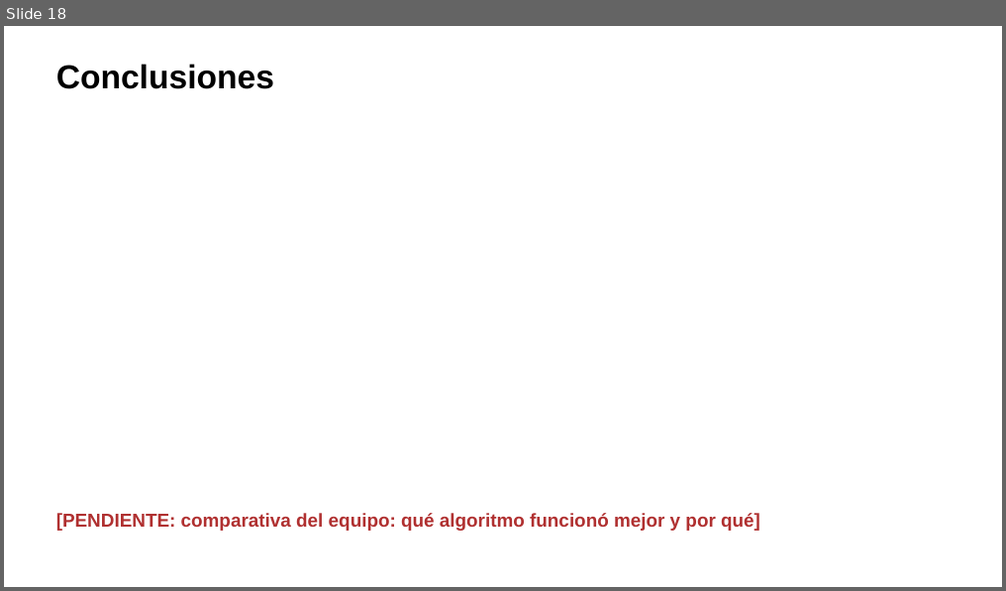
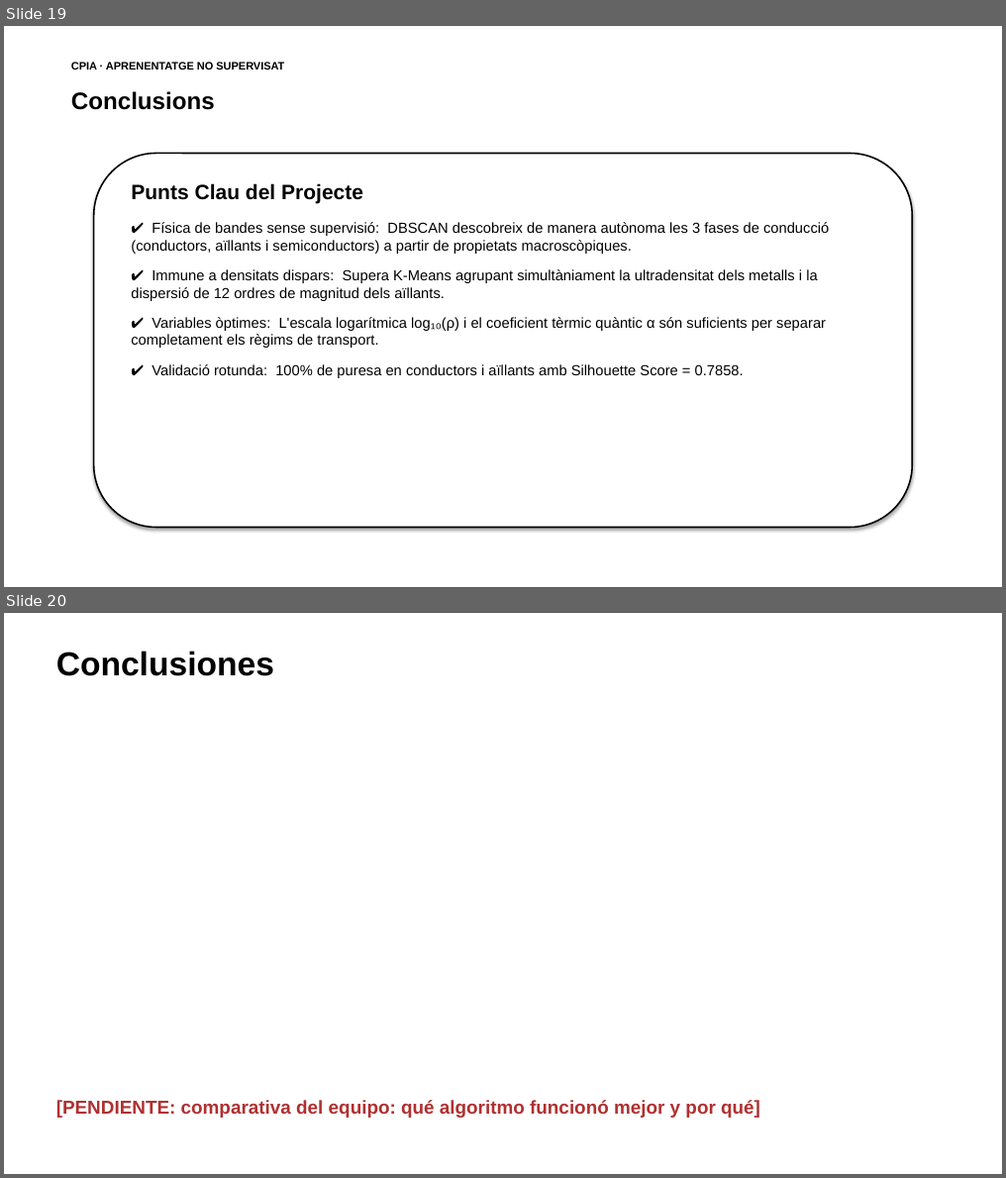
Before and after one commit to ArnauMontull/CPIA-Expo, a slide deck: presentacion/expo_cpia.pptx. Shown one above the other, each under a label of ours: slide 18 before the commit, slides 19 and 20 after it. The pictures are 1006x591 and 1006x1178 pixels, drawn with LibreOffice and Linux fonts; fonts in the diff are those of the drawing. Boxes give left, top, right and bottom in pixels: in the first picture for what was removed or moved away, otherwise in the second. Text is boxed around its words. In the diff, an @@ line names an element or a change of style, - is before the commit and + after.

```diff
--- a/presentacion/expo_cpia.pptx
+++ b/presentacion/expo_cpia.pptx
@@ slide 19 added at [4,26,1002,587], background #FFFFFF @@
@@ text added at [71,62,284,70], 10.5 pt, text #000000, bold @@
+CPIA · APRENENTATGE NO SUPERVISAT
@@ text added at [71,91,215,110], 23 pt, text #000000, bold @@
+Conclusions
@@ rounded rectangle added at [94,154,912,528], fill #FFFFFF, outline #000000 1.5 pt @@
@@ text added at [131,183,829,378], 14 pt, text #000000 @@
+Punts Clau del Projecte
+✔ Física de bandes sense supervisió: DBSCAN descobreix de manera autònoma les 3 fases de conducció (conductors, aïllants i semiconductors) a partir de propietats macroscòpiques.
+✔ Immune a densitats dispars: Supera K-Means agrupant simultàniament la ultradensitat dels metalls i la dispersió de 12 ordres de magnitud dels aïllants.
+✔ Variables òptimes: L'escala logarítmica log₁₀(ρ) i el coeficient tèrmic quàntic α són suficients per separar completament els règims de transport.
+✔ Validació rotunda: 100% de puresa en conductors i aïllants amb Silhouette Score = 0.7858.
@@ what was slide 18 is now slide 20 @@
```
Also in this commit, not shown: 2 slides changed, 6 other slides added, 5 slides removed, 4 other files.
